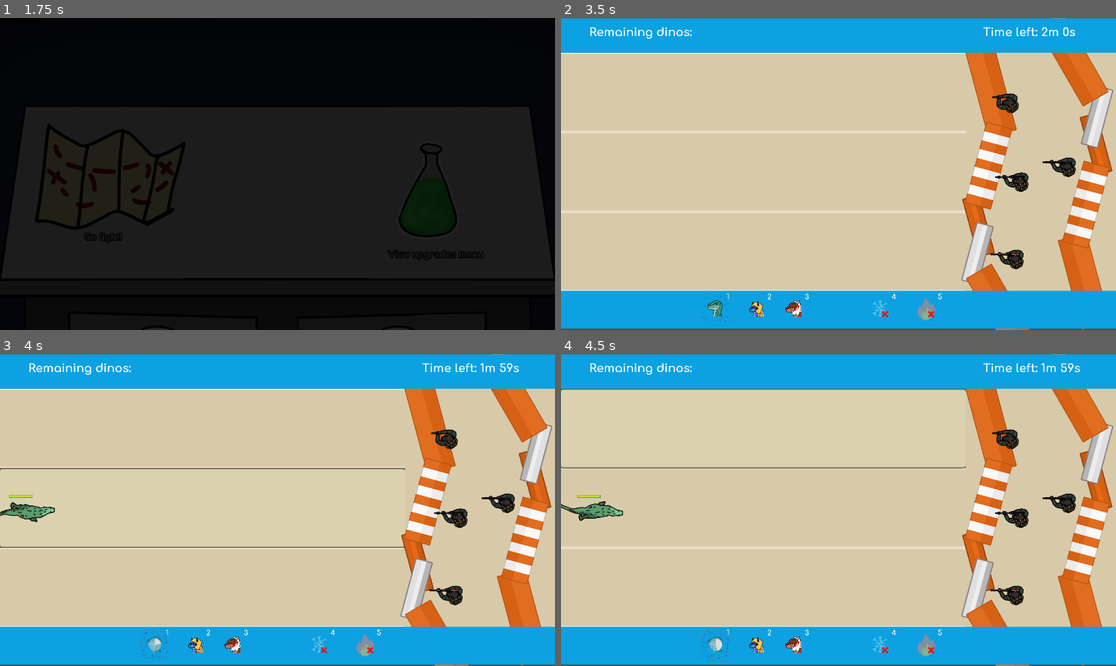
Above: before the commit, frames 1-4 (two rows, left to right).
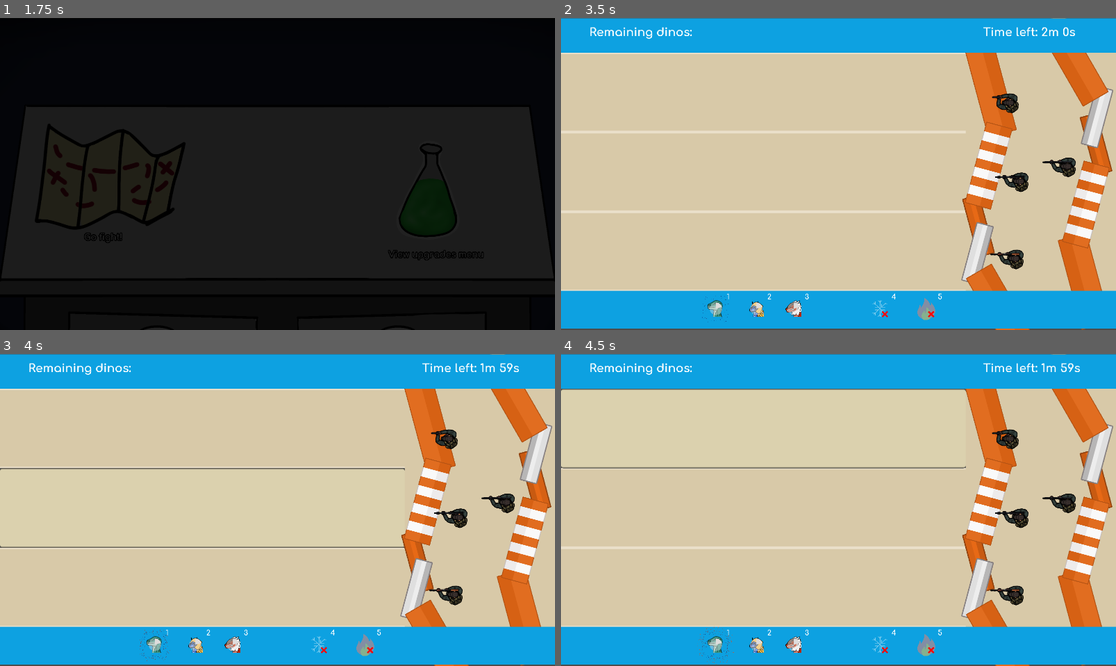
Above: after the commit, the same moments.

Repository: ojas-sanghi/scaling-out
Game: Godot game, scene res://GUI/MainMenuScreen.tscn
The game is run twice, just before and just after one commit, with the same random seed, the same clock (stepped at 60 frames per second) and the same inputs. Sound files missing from this copy of the repository are replaced by a short silence.
Inputs (mouse positions are in pixels of both pictures, inside the frame that each line leads up to):
- Up to frame 1 (1.75 s): click "Play" at 0.5 s; click "View upgrades menu" at 1.25 s
- Up to frame 2 (3.5 s): click "Return Home" at 2 s; click "Go fight!" at 2.75 s
- Up to frame 3 (4 s): click (199, 506) at 3.5 s
- Up to frame 4 (4.5 s): click (760, 428) at 4.25 s

Frame 1 is identical in both runs. In frame 2, 0.2% of the frame differs, in the area x 26-44%, y 91-96%; in frame 3, 0.6%; in frame 4, 0.6%, in the area x 0-44%, y 45-96%.
Error before the commit: Invalid get index 'upgrades' (on base: 'Node (Globals.gd)'). (res://GUI/AbilityButton.gd:119)
Error after the commit: Parse Error: A non-void function must return a value in all possible paths. (res://DinoInfo.gd:26)

Commit message:
temp shop fix, begin consolidating signals

Diff:
--- a/DinoInfo.gd
+++ b/DinoInfo.gd
@@ -1,6 +1,4 @@
 extends Node
-
-signal dino_deployed
 
 var dino_id := 0
 var dino_list := [
@@ -12,14 +10,22 @@
 var timer_list := []
 
 # {tanky: [health, dmg], mega: [health]}
-var upgrades_list := {"warrior": ["fire"], "tanky": ["ice"]}
+var upgrades_list := {}
 
+
+func _ready() -> void:
+	Signals.connect("dino_deployed", self, "_on_dino_deployed")
 
 func has_upgrade(dino: String, upgrade: String) -> bool:
 	return dino in upgrades_list and upgrade in upgrades_list[dino]
 
-	print(upgrades_list)
-
+# note: likely temporary
+# fix to get shop working
+# implementation of upgrades will change so this might not be used
+# plus new ui from raj
+func has_upgrade_dino_independent(upgrade: String) -> bool:
+	for dino in upgrades_list:
+		return upgrade in upgrades_list[dino]
 
 func add_upgrade(dino: String, upgrade: String) -> void:
 	if dino in upgrades_list:
@@ -42,11 +48,6 @@
 	dinos_deploying_timer.connect("timeout", self, "_on_dinos_deploying_timer_timeout", [dino_id])
 	dinos_deploying_timer.start(delay)
 
-	# re-emit signal
-	# allows for easier connection since it's a singleton
-	emit_signal("dino_deployed")
-
-
 func _on_dinos_deploying_timer_timeout(id):
 	# once the delay is over, let the dino be deployed again
 	dinos_deploying.remove(dinos_deploying.find(id))
--- a/GUI/AbilityButton.gd
+++ b/GUI/AbilityButton.gd
@@ -23,24 +23,20 @@
 
 		assert(button_mode != "EXCEPTION") # error out if no button mode has been set
 
-#	$Lock.visible = false
-#	if locked:
-#		$Lock.visible = true
-#		self.disabled = true
 	check_bought_status()
 
 func check_bought_status():
 	if dino_option:
 		check_dino_specials()
 		return
-	if Globals.upgrades[button_mode]:
+	if DinoInfo.has_upgrade_dino_independent(button_mode):
 		set_button_text()
 		self.disabled = true
 		return
 	check_dino_specials()
 
 func check_dino_specials():
-	match Globals.shop_dino:
+	match ShopInfo.shop_dino:
 		"mega":
 			var p_node = get_node("../../HBoxContainer/VBoxContainer")
 			if p_node != null:
@@ -51,7 +47,7 @@
 		"tank":
 			var p_node = get_node("../../HBoxContainer/VBoxContainer")
 			if p_node != null:
-				if Globals.upgrades["ice"]:
+				if DinoInfo.has_upgrade_dino_independent("ice"):
 					p_node.get_child(1).disabled = true
 					set_button_text()
 				p_node.get_child(1).disabled = false
@@ -66,7 +62,7 @@
 				set_button_text()
 			var p_node2 = get_node("../../HBoxContainer/VBoxContainer2")
 			if p_node2 != null:
-				if Globals.upgrades["fire"]:
+				if DinoInfo.has_upgrade_dino_independent("fire"):
 					p_node2.get_child(1).disabled = true
 					set_button_text()
 				p_node2.get_child(1).disabled = false
@@ -97,16 +93,16 @@
 		return
 	match button_mode:
 		"health":
-			if Globals.upgrades["health"]:
+			if DinoInfo.has_upgrade_dino_independent("health"):
 				self.disabled = true
 		"speed":
-			if Globals.upgrades["speed"]:
+			if DinoInfo.has_upgrade_dino_independent("speed"):
 				self.disabled = true
 		"fire":
-			if Globals.upgrades["ice"]:
+			if DinoInfo.has_upgrade_dino_independent("ice"):
 				self.disabled = true
 		"ice":
-			if Globals.upgrades["ice"]:
+			if DinoInfo.has_upgrade_dino_independent("ice"):
 				self.disabled = true
 		"mega":
 			$Label.hide()
@@ -116,44 +112,48 @@
 			$Label.hide()
 			var p_node = get_node("../../HBoxContainer/VBoxContainer")
 			if p_node != null:
-				if Globals.upgrades["ice"]:
+				if DinoInfo.has_upgrade("tanky", "ice"):
 					p_node.get_child(1).disabled = true
 		"warrior":
 			text = "Warrior"
 			$Label.hide()
 			var p_node = get_node("../../HBoxContainer/VBoxContainer2")
 			if p_node != null:
-				if Globals.upgrades["fire"]:
+				if DinoInfo.has_upgrade("warrior", "fire"):
 					p_node.get_child(1).disabled = true
 
 func _on_Button_pressed() -> void:
 	var bought_purchase = false
-	if Globals.coins >= cost and not dino_option:
-		Globals.coins -= cost
+	if ShopInfo.coins >= cost and not dino_option:
+		ShopInfo.coins -= cost
 		self.disabled = true
 		get_node("/root/UpgradeScreen/CanvasLayer/CoinCounter").update_coin_from_global()
 		bought_purchase = true
 	match button_mode:
 		"health":
 			if bought_purchase:
-				Globals.upgrades["health"] = true
+				DinoInfo.add_upgrade("mega", "health")
+				DinoInfo.add_upgrade("tanky", "health")
+				DinoInfo.add_upgrade("warrior", "health")
 		"speed":
 			if bought_purchase:
-				Globals.upgrades["speed"] = true
+				DinoInfo.add_upgrade("mega", "speed")
+				DinoInfo.add_upgrade("tanky", "speed")
+				DinoInfo.add_upgrade("warrior", "speed")
 		"fire":
-			Globals.finding_fire = true
+			ShopInfo.finding_fire = true
 			SceneChanger.go_to_scene("res://stealth/StealthFire.tscn")
 		"ice":
-			Globals.finding_ice = true
+			ShopInfo.finding_ice = true
 			SceneChanger.go_to_scene("res://stealth/StealthIce.tscn")
 		"mega":
-			Globals.shop_dino = "mega"
+			ShopInfo.shop_dino = "mega"
 			check_dino_specials()
 		"tank":
-			Globals.shop_dino = "tank"
+			ShopInfo.shop_dino = "tank"
 			check_dino_specials()
 		"warrior":
-			Globals.shop_dino = "warrior"
+			ShopInfo.shop_dino = "warrior"
 			check_dino_specials()
 
 func _process(delta: float) -> void:
--- a/GUI/AbilityButton.tscn
+++ b/GUI/AbilityButton.tscn
@@ -29,7 +29,7 @@
 margin_right = 214.721
 margin_bottom = 193.065
 custom_fonts/font = ExtResource( 3 )
-text = "Cost: "
+text = "Cost: 1"
 __meta__ = {
 "_edit_use_anchors_": false
 }
--- a/GUI/Button.gd
+++ b/GUI/Button.gd
@@ -54,7 +54,7 @@
 			CombatInfo.reset()
 			SceneChanger.go_to_scene("res://Combat/CombatScreen.tscn")
 		"retry stealth":
-			if Globals.finding_ice:
+			if ShopInfo.finding_ice:
 				SceneChanger.go_to_scene("res://stealth/StealthIce.tscn")
 			else:
 				SceneChanger.go_to_scene("res://stealth/StealthFire.tscn")
--- a/GUI/CoinCounter.gd
+++ b/GUI/CoinCounter.gd
@@ -1,6 +1,6 @@
 extends Control
 
-onready var coin_amt = Globals.coins
+onready var coin_amt = ShopInfo.coins
 
 func _ready() -> void:
 	var coins = get_tree().get_nodes_in_group("coins")
@@ -17,4 +17,4 @@
 	$HBoxContainer/Num.text = str(coin_amt)
 
 func update_coin_from_global():
-	$HBoxContainer/Num.text = str(Globals.coins)
+	$HBoxContainer/Num.text = str(ShopInfo.coins)
--- a/GUI/DeployTimer.gd
+++ b/GUI/DeployTimer.gd
@@ -4,7 +4,7 @@
 var id := 0
 
 func _ready() -> void:
-	DinoInfo.connect("dino_deployed", self, "_on_dino_deployed")
+	Signals.connect("dino_deployed", self, "_on_dino_deployed")
 
 	# give the circle an id relating to each dino in the list
 	for i in range(0, DinoInfo.dino_list.size()):
--- a/GUI/DinoCounter.gd
+++ b/GUI/DinoCounter.gd
@@ -1,17 +1,14 @@
 extends Control
 
 func _ready() -> void:
-	var lanes = get_tree().get_nodes_in_group("lanes")
-	if lanes:
-		for lane in lanes:
-			lane.connect("dino_deployed", self, "_on_dino_deployed")
+	Signals.connect("dino_deployed", self, "_on_dino_deployed")
 	update_text()
 
 func _on_dino_deployed():
-#	Globals.dinos_remaining -= 1
+#	ShopInfo.dinos_remaining -= 1
 	update_text()
 
 func update_text():
 	pass
-#	var label_text = "Remaining dinos: " + str(Globals.dinos_remaining)
+#	var label_text = "Remaining dinos: " + str(ShopInfo.dinos_remaining)
 #	$Label.text = label_text
--- a/GUI/DinoSelector.gd
+++ b/GUI/DinoSelector.gd
@@ -3,7 +3,7 @@
 var active_id := 0
 
 func _ready() -> void:
-	DinoInfo.connect("dino_deployed", self, "_on_dino_deployed")
+	Signals.connect("dino_deployed", self, "_on_dino_deployed")
 
 	$'1'.show_particles()
 
--- a/GUI/Screens/UpgradeScreen.tscn
+++ b/GUI/Screens/UpgradeScreen.tscn
@@ -109,7 +109,7 @@
 margin_top = 230.0
 margin_right = 350.0
 margin_bottom = 380.0
-text = "Tank"
+text = "Tanky"
 icon = ExtResource( 12 )
 button_mode = "tank"
 dino_option = true
--- a/GUI/SelectorSprite.gd
+++ b/GUI/SelectorSprite.gd
@@ -30,7 +30,7 @@
 			$disabled.hide()
 			hide_particles()
 
-	DinoInfo.connect("dino_deployed", self, "_on_dino_deployed")
+	Signals.connect("dino_deployed", self, "_on_dino_deployed")
 
 
 func fade_sprite():
--- /dev/null
+++ b/Signals.gd
@@ -0,0 +1,3 @@
+extends Node
+
+signal dino_deployed
--- a/Vault.gd
+++ b/Vault.gd
@@ -13,8 +13,9 @@
 	if body.name == "Player":
 		var anim_name = $AnimatedSprite.animation
 		if anim_name == "ice":
-			Globals.finding_ice = false
+			ShopInfo.finding_ice = false
+			DinoInfo.add_upgrade("tanky", "ice")
 		else:
-			Globals.finding_fire = false
-		Globals.upgrades[anim_name] = true
+			ShopInfo.finding_fire = false
+			DinoInfo.add_upgrade("warrior", "fire")
 		emit_signal("level_passed")
--- a/actors/Player.gd
+++ b/actors/Player.gd
@@ -29,7 +29,7 @@
 		for v in vaults:
 			v.connect("level_passed", self, "_on_level_passed")
 
-	if Globals.finding_ice:
+	if ShopInfo.finding_ice:
 		node_path = "/root/StealthIce/"
 	else:
 		node_path = "/root/StealthFire/"
@@ -71,7 +71,7 @@
 
 func _physics_process(delta):
 	# Disable any movement if the player died
-	if Globals.player_caught:
+	if ShopInfo.player_caught:
 		return
 
 	velocity = get_input()
@@ -103,7 +103,7 @@
 	get_node(node_path + "Vault").hide()
 	set_cam_limits_fhd()
 	SceneChanger.go_to_scene("res://GUI/StealthWinDialogue.tscn")
-	Globals.coins += coins_in_level
+	ShopInfo.coins += coins_in_level
 
 func _on_level_failed():
 	set_physics_process(false)
--- a/actors/dinos/GeneralDino.gd
+++ b/actors/dinos/GeneralDino.gd
@@ -57,6 +57,8 @@
 		for a in army:
 			self.connect("game_over", a, "game_over")
 
+	print(dino_speed)
+
 func _physics_process(delta: float) -> void:
 	 self.position += dino_speed * delta
 
@@ -64,7 +66,7 @@
 	var round_value = round(animated_health)
 	bar.value = round_value
 
-func dino_died():
+func kill_dino():
 	$CollisionShape2D.set_deferred("disabled", true)
 	set_physics_process(false)
 
@@ -93,7 +95,7 @@
 
 	if dino_health <= 0:
 		if not dino_dead:
-			dino_died()
+			kill_dino()
 			dino_dead = true
 
 func win_game():
--- a/combat/Lane.gd
+++ b/combat/Lane.gd
@@ -1,11 +1,6 @@
 extends Button
 
-signal dino_deployed
-
 var spawn_point = Vector2(50, 150)
-
-func _ready() -> void:
-	connect("dino_deployed", DinoInfo, "_on_dino_deployed")
 
 func _on_Lane_pressed() -> void:
 	if CombatInfo.dinos_remaining <= 0:
@@ -21,4 +16,4 @@
 	add_child(dino_node)
 	dino_node.position = spawn_point
 
-	emit_signal("dino_deployed")
+	Signals.emit_signal("dino_deployed")
--- a/project.godot
+++ b/project.godot
@@ -30,10 +30,11 @@
 
 [autoload]
 
-Globals="*res://Globals.gd"
 SceneChanger="*res://SceneChanger.tscn"
 DinoInfo="*res://DinoInfo.gd"
 CombatInfo="*res://CombatInfo.gd"
+Signals="*res://Signals.gd"
+ShopInfo="*res://ShopInfo.gd"
 
 [display]
 
Renamed: Globals.gd -> ShopInfo.gd
